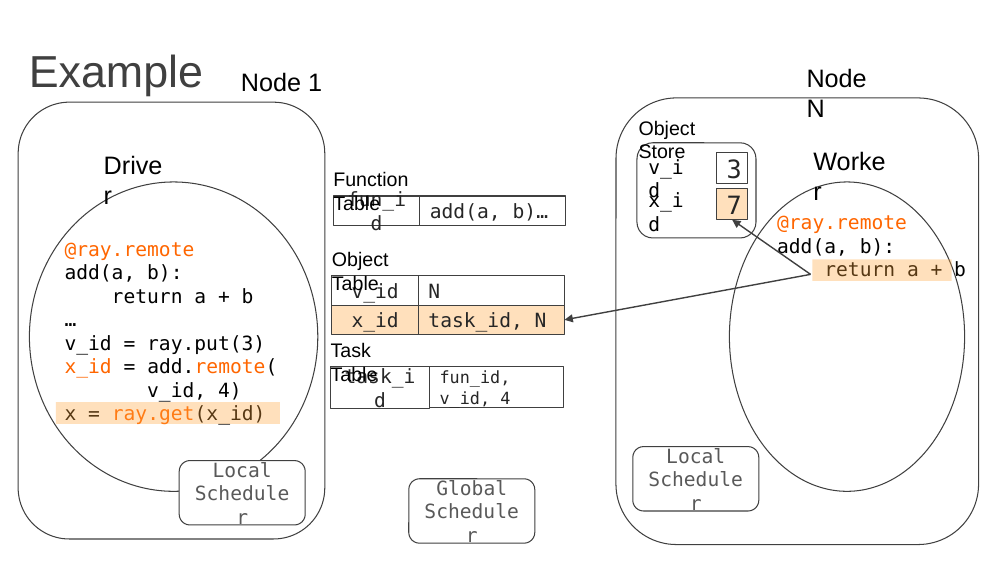
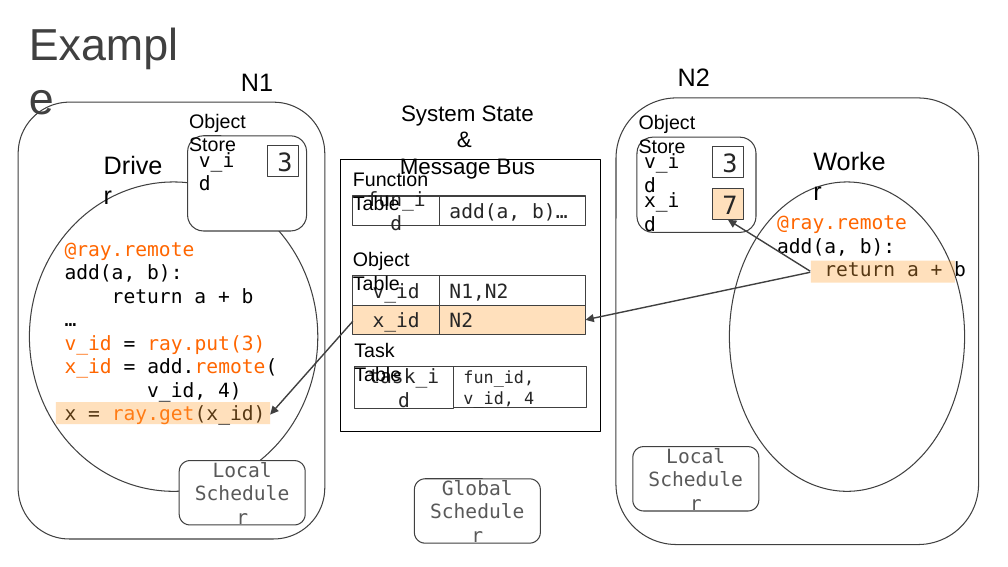
Before and after one commit to amplab/cs262a-fall2016, a slide deck: slide 61 of notes/04-e2e-projects.pptx (slide 58 before the commit). Drawn at 1008x567 pixels with LibreOffice and Linux fonts; fonts in the diff are those of the drawing. Boxes give left, top, right and bottom in pixels: in the first picture for what was removed or moved away, otherwise in the second. Text is boxed around its words. In the diff, an @@ line names an element or a change of style, - is before the commit and + after.

```diff
--- a/notes/04-e2e-projects.pptx
+++ b/notes/04-e2e-projects.pptx
@@ title "Example" rewrapped from (x1=29, y1=54, x2=203, y2=96) to (x1=19, y1=23, x2=214, y2=118) @@
@@ text removed at (x1=241, y1=72, x2=322, y2=92) @@
-Node 1
@@ text added at (x1=241, y1=73, x2=273, y2=91), 18 pt, text #000000 @@
+N1
@@ text added at (x1=678, y1=68, x2=710, y2=86), 18 pt, text #000000 @@
+N2
@@ text removed at (x1=807, y1=68, x2=867, y2=117) @@
-Node N
@@ text added at (x1=189, y1=113, x2=246, y2=155), 14 pt, text #000000 @@
+Object Store
@@ text added at (x1=400, y1=105, x2=535, y2=180), 16 pt, text #000000 @@
+System State &
+Message Bus
@@ text "Object Store" moved from (x1=639, y1=120, x2=696, y2=162) to (x1=639, y1=114, x2=696, y2=156) @@
@@ rounded rectangle added at (x1=187, y1=136, x2=306, y2=231), fill #FFFFFF, outline #404040 0.75 pt @@
@@ rectangle added at (x1=267, y1=145, x2=298, y2=176), fill #FFFFFF, outline #404040 0.75 pt, 18 pt, text #262626 @@
+3
@@ text "v_id" moved from (x1=352, y1=282, x2=399, y2=303) to (x1=373, y1=282, x2=420, y2=303) @@
@@ rounded rectangle moved from (x1=637, y1=143, x2=756, y2=238) to (x1=637, y1=137, x2=756, y2=232) @@
@@ rectangle "3" moved from (x1=717, y1=152, x2=748, y2=183) to (x1=713, y1=147, x2=744, y2=178) @@
@@ rectangle "3" at (x1=713, y1=147, x2=744, y2=178): fill none to #FFFFFF @@
@@ rectangle added at (x1=341, y1=159, x2=601, y2=430), outline #000000 0.75 pt @@
@@ text "x_id" moved from (x1=352, y1=312, x2=399, y2=332) to (x1=373, y1=312, x2=420, y2=332) @@
@@ rectangle "7" moved from (x1=717, y1=190, x2=748, y2=221) to (x1=713, y1=190, x2=744, y2=221) @@
@@ arrow moved from (810, 274) - (732, 220) to (810, 271) - (728, 220) @@
@@ 4 rectangles, 2 texts moved together from (x1=332, y1=171, x2=566, y2=335) to (x1=353, y1=171, x2=586, y2=335) @@
@@ rectangle resized from (x1=812, y1=259, x2=952, y2=281) to (x1=811, y1=261, x2=956, y2=283) @@
@@ rectangle removed at (x1=418, y1=276, x2=564, y2=305) @@
-N
@@ rectangle added at (x1=439, y1=276, x2=586, y2=305), fill #FFFFFF at 34% opacity, outline #404040 0.75 pt, 14 pt, text #262626 @@
+N1,N2
@@ arrow moved from (810, 274) - (564, 320) to (810, 272) - (586, 320) @@
@@ arrow added from (353, 322) to (270, 414), #404040 1 pt @@
@@ rectangle removed at (x1=418, y1=305, x2=564, y2=335) @@
-task_id, N
@@ rectangle added at (x1=439, y1=305, x2=586, y2=335), fill #FFA63C at 34% opacity, outline #404040 0.75 pt, 14 pt, text #262626 @@
+N2
@@ text at (x1=147, y1=335, x2=265, y2=354): text colour #000000 to #FF6600 in "v_id ray.put(3)" @@
@@ fill #FFFFFF to #FFFFFF at 34% opacity in 5 elements at (x1=353, y1=196, x2=439, y2=225), (x1=439, y1=196, x2=586, y2=225), (x1=353, y1=276, x2=439, y2=305), (x1=354, y1=367, x2=454, y2=408), (x1=454, y1=367, x2=587, y2=408) @@
@@ 2 rectangles, 1 text moved together from (x1=331, y1=342, x2=562, y2=408) to (x1=354, y1=342, x2=587, y2=408) @@
@@ rectangle resized from (x1=56, y1=402, x2=280, y2=424) to (x1=56, y1=402, x2=271, y2=424) @@
@@ rounded rectangle "Global" moved from (x1=409, y1=479, x2=535, y2=543) to (x1=414, y1=479, x2=540, y2=543) @@
```
Also in this commit, not shown: 10 other slides changed, 3 slides added.
